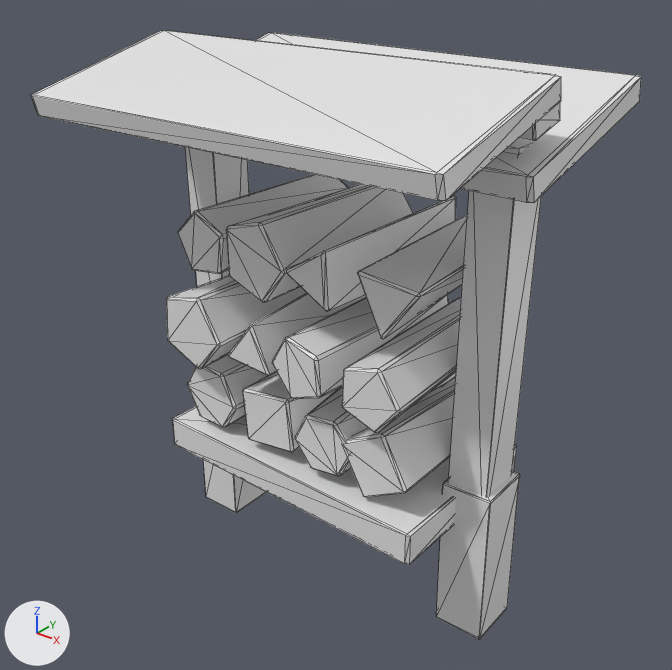
What one commit did to the OBJ model assets/stoker_rack_lean.obj.
The view is the same before and after, from a 50 mm lens placed at (1.63, -2.07, 1.73), pointed at (0.01, -0.05, 0.48). Lighting does not change. The marker at lower left points along +X, +Y and +Z. The picture after the commit comes second. Mesh edges are drawn as thin lines. Where no turn or scale is listed for an object, it has been applied to the vertices.

Objects in the first picture: 'stoker_rack_lean'.
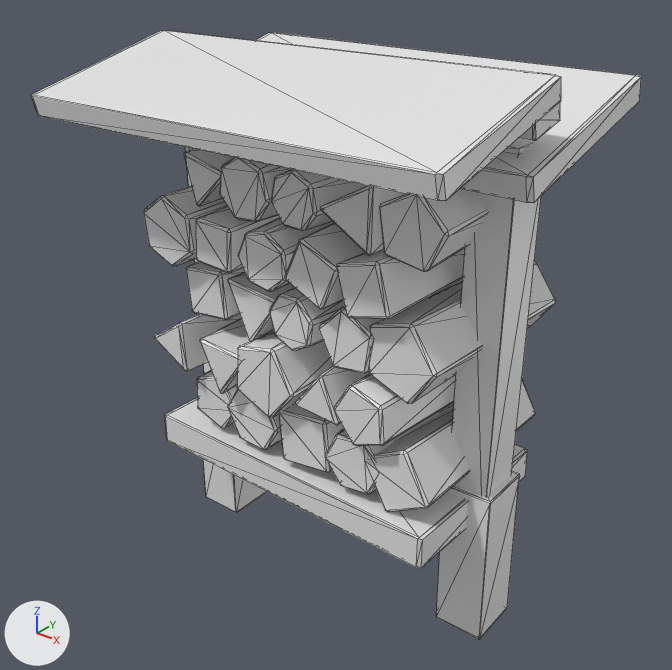
Pixel boxes (x1, y1, x2, y2) of what changed, in the pictures (672 x 670 px; the box of a moved part takes in the faces that stretch with it):
part 1 of me_stoker_rack_lean, moved or reshaped: before (357, 214, 467, 339); after (200, 318, 274, 394)
part 2 of me_stoker_rack_lean, moved or reshaped: before (286, 196, 456, 311); after (155, 314, 241, 371)
part 3 of me_stoker_rack_lean, moved or reshaped: before (226, 184, 413, 302); after (369, 261, 555, 404)
part 4 of me_stoker_rack_lean, moved or reshaped: before (342, 298, 461, 433); after (319, 278, 463, 373)
part 5 of me_stoker_rack_lean, added: after (379, 189, 487, 272)
part 6 of me_stoker_rack_lean, added: after (320, 186, 404, 255)
part 7 of me_stoker_rack_lean, added: after (184, 149, 234, 206)
part 8 of me_stoker_rack_lean, moved or reshaped: before (172, 406, 517, 564); after (165, 398, 528, 568)
part 9 of me_stoker_rack_lean, built on: before (166, 174, 455, 497); after (144, 158, 535, 512)

The change, as a list of edits to the scene's bpy script:
```text
Change me_stoker_rack_lean:
    used by ob_stoker_rack_lean; location = (0.0, 0.0, 0.0)
    remove me_stoker_rack_lean.from_pydata(...)  # 516 vertices, 952 faces; spans x -0.67..0.67, y -0.57..0.46, z -0.38..1.34
    add me_stoker_rack_lean.from_pydata(...)  # 900 vertices, 1668 faces; spans x -0.67..0.67, y -0.57..0.46, z -0.38..1.34
    me_stoker_rack_lean part 1: the loose piece of 18 vertices spanning x 0.23..0.45, y -0.28..0.35, z 0.65..0.83 is moved by (-0.56, -0.06, -0.34)
    me_stoker_rack_lean part 2: the loose piece of 18 vertices spanning x 0.0..0.18, y -0.28..0.35, z 0.67..0.86 is moved by (-0.53, -0.06, -0.34)
    me_stoker_rack_lean part 3: the loose piece of 30 vertices spanning x -0.23..0.02, y -0.28..0.35, z 0.64..0.88 is moved by (0.53, -0.01, -0.15)
    me_stoker_rack_lean part 4: the loose piece of 30 vertices spanning x 0.24..0.44, y -0.34..0.27, z 0.4..0.6 is multiplied about its middle by the matrix ((-0.432, -0.016, 0.924), (-0.037, 1.019, 0.0), (-0.923, -0.034, -0.433)), then moved by (-0.12, 0.06, 0.1)
    me_stoker_rack_lean part 5: the loose piece of 30 vertices spanning x 0.24..0.44, y -0.34..0.27, z 0.4..0.6 is copied, and the copy is multiplied about its middle by the matrix ((-0.649, -0.057, 0.703), (-0.06, 1.024, 0.021), (-0.703, -0.028, -0.651)), then moved by (0.07, 0.06, 0.47); it spans x 0.33..0.53, y -0.29..0.34, z 0.88..1.08
    me_stoker_rack_lean part 6: the loose piece of 18 vertices spanning x 0.0..0.18, y -0.28..0.35, z 0.67..0.86 is copied, and the copy is multiplied about its middle by the matrix ((0.991, -0.078, 0.082), (0.078, 0.994, 0.003), (-0.082, 0.003, 0.994)), then moved by (0.12, -0.01, 0.21); it spans x 0.1..0.3, y -0.28..0.34, z 0.86..1.07
    me_stoker_rack_lean part 7: the loose piece of 18 vertices spanning x 0.0..0.18, y -0.28..0.35, z 0.67..0.86 is copied, and the copy is multiplied about its middle by the matrix ((0.315, -0.079, -0.929), (0.06, 0.98, -0.064), (0.93, -0.036, 0.319)), then moved by (-0.43, -0.01, 0.19); it spans x -0.42..-0.22, y -0.29..0.34, z 0.87..1.05
    me_stoker_rack_lean part 8: the loose piece of 24 vertices spanning x -0.49..0.49, y -0.33..0.29, z 0.01..0.12 is scaled about its middle by (1.08, 1, 0.992)
    me_stoker_rack_lean part 9: 186 vertices moved from x -0.45..0.44, y -0.35..0.36, z 0.12..0.62 to x -0.28..0.52, y -0.34..0.35, z 0.12..0.54; 40 vertices removed from x -0.43..0.21, y -0.35..0.35, z 0.23..0.86; 358 vertices added at x -0.53..0.42, y -0.34..0.34, z 0.13..1.09
```
